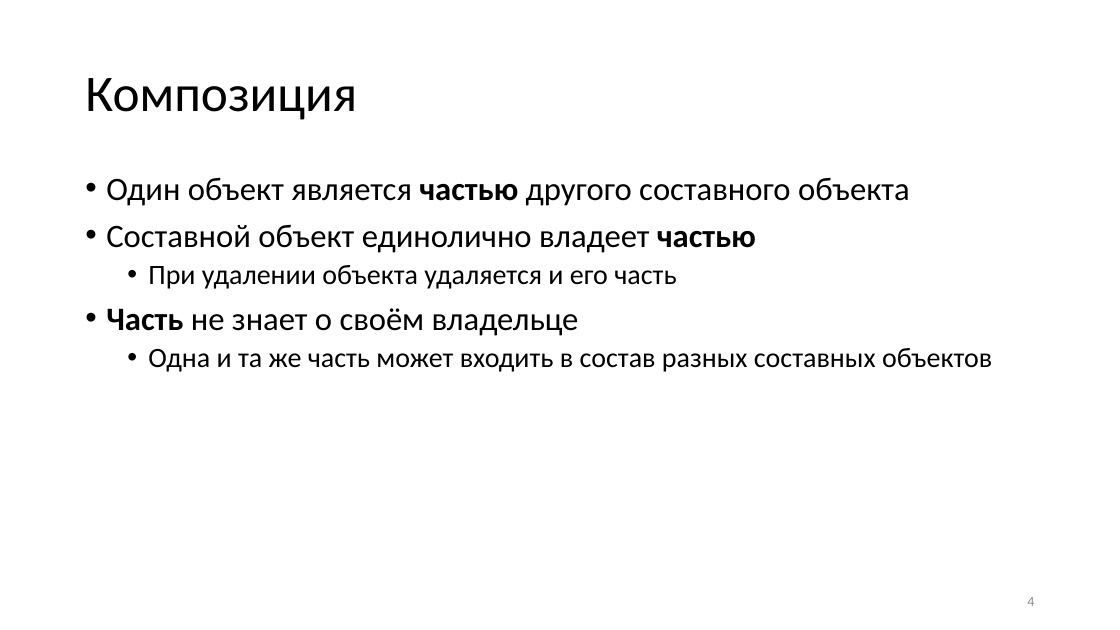
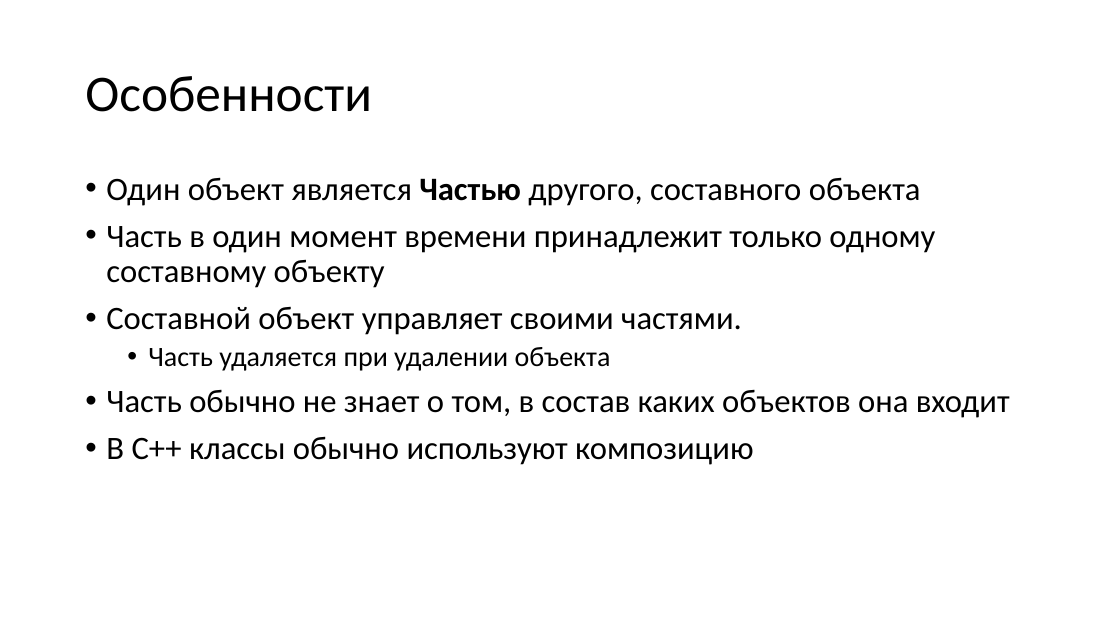
Before and after one commit to alexey-malov/ood, a slide deck: slide 4 of lectures/00.relations/Отношения между классами.pptx. Drawn at 1120x630 pixels with LibreOffice and Linux fonts; fonts in the diff are those of the drawing. Boxes give left, top, right and bottom in pixels: in the first picture for what was removed or moved away, otherwise in the second. Text is boxed around its words. In the diff, an @@ line names an element or a change of style, - is before the commit and + after.

```diff
--- a/lectures/00.relations/Отношения между классами.pptx
+++ b/lectures/00.relations/Отношения между классами.pptx
@@ title at <box>85,76,372,112</box>: text changed @@
-Композиция
+Особенности
@@ text at <box>106,177,1010,465</box>: text changed @@
-• Один объект является частью другого составного объекта
-• Составной объект единолично владеет частью
-  • При удалении объекта удаляется и его часть
-• Часть не знает о своём владельце
-  • Одна и та же часть может входить в состав разных составных объектов
+• Один объект является Частью другого, составного объекта
+• Часть в один момент времени принадлежит только одному составному объекту
+• Составной объект управляет своими частями.
+  • Часть удаляется при удалении объекта
+• Часть обычно не знает о том, в состав каких объектов она входит
+• В C++ классы обычно используют композицию
@@ page number removed at <box>1027,597,1034,606</box> @@
-4
```
Also in this commit, not shown: 10 other slides changed, 4 slides added, 4 slides removed, 1 other file.
